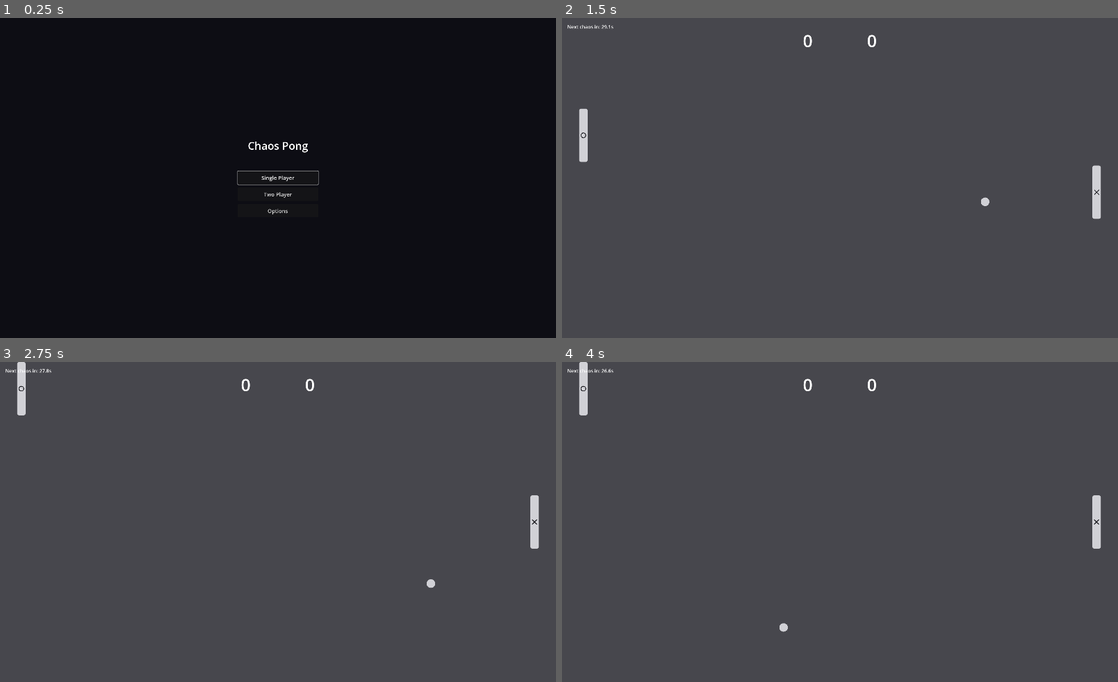
Above: before the commit, frames 1-4 (two rows, left to right).
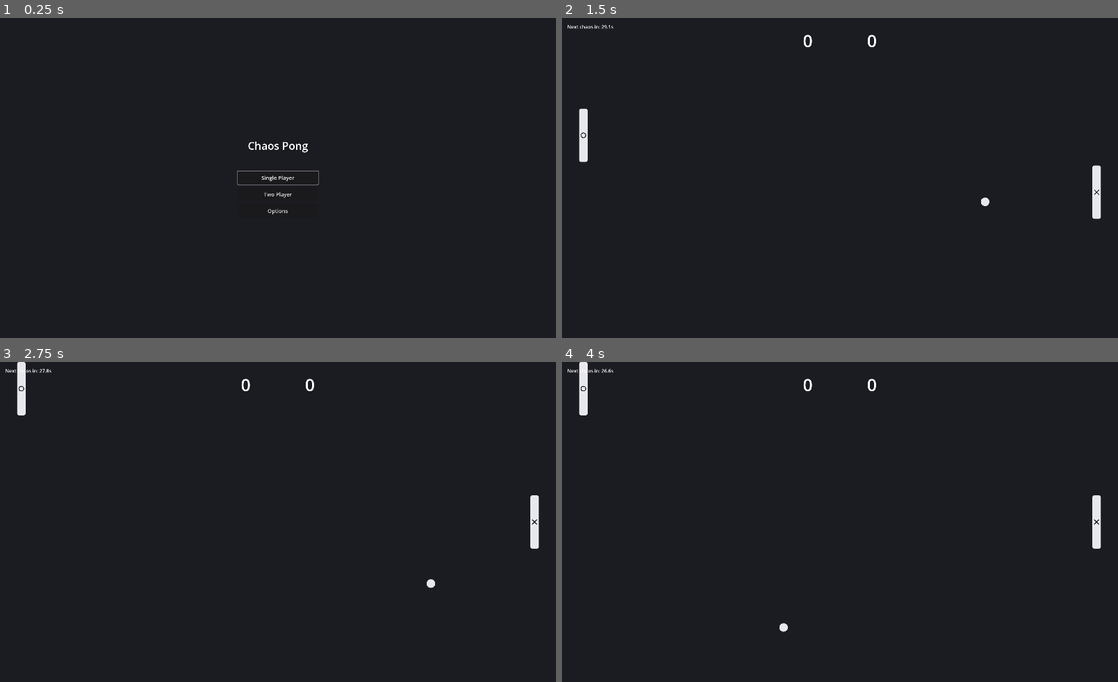
Above: after the commit, the same moments.

Repository: rbankhead/chaos-pong
Game: Godot game, scene res://scenes/menu.tscn
Two runs of this game, one before a commit and one after it. Both use one fixed random seed, a clock stepped at 60 frames per second and the inputs below.
Inputs (mouse positions are in pixels of both pictures, inside the frame that each line leads up to):
- Up to frame 1 (0.25 s): no input
- Up to frame 2 (1.5 s): click "Single Player" at 0.5 s; tap Enter at 1.25 s; move the mouse to (962, 162) at 1.27 s; hold W from 1.28 s (still down); hold Shift from 1.28 s (still down); click (962, 162) at 1.42 s
- Up to frame 3 (2.75 s): tap Space at 1.52 s; release W at 2 s; release Shift at 2 s; drag from (166, 538) to (250, 586) at 2.02 s
- Up to frame 4 (4 s): move the mouse to (895, 451) at 2.77 s; hold W 2.78-3.5 s; tap Ctrl at 2.85 s; tap Space at 3.5 s; drag from (812, 586) to (673, 474) at 3.52 s

The runs differ from the first frame. In frame 2, 99% of the frame differs, in the area x 0-100%, y 0-100%; in frame 3, 99%; in frame 4, 99%.

Commit message:
Adopt a monochrome-plus-accent color scheme: near-black slate background, off-white paddles/ball, one blue accent for all chaos-effect visuals.
Co-Authored-By: Claude Sonnet 5 <noreply@anthropic.com>
Claude-Session: https://claude.ai/code/session_01PizAb2X1jqra4Un5GdMisC

Diff:
--- a/scenes/game.tscn
+++ b/scenes/game.tscn
@@ -10,7 +10,7 @@
 [node name="Background" type="ColorRect" parent="."]
 offset_right = 2080.0
 offset_bottom = 1200.0
-color = Color(0.28, 0.28, 0.3, 1)
+color = Color(0.102, 0.1098, 0.1333, 1)
 
 [node name="LeftPaddle" parent="." instance=ExtResource("2")]
 position = Vector2(80, 600)
--- a/scenes/menu.tscn
+++ b/scenes/menu.tscn
@@ -18,7 +18,7 @@
 anchor_bottom = 1.0
 grow_horizontal = 2
 grow_vertical = 2
-color = Color(0.05, 0.05, 0.08, 1)
+color = Color(0.102, 0.1098, 0.1333, 1)
 
 [node name="Center" type="VBoxContainer" parent="."]
 layout_mode = 1
--- a/scenes/options.tscn
+++ b/scenes/options.tscn
@@ -18,7 +18,7 @@
 anchor_bottom = 1.0
 grow_horizontal = 2
 grow_vertical = 2
-color = Color(0.05, 0.05, 0.08, 1)
+color = Color(0.102, 0.1098, 0.1333, 1)
 
 [node name="Center" type="VBoxContainer" parent="."]
 layout_mode = 1
--- a/scripts/ball.gd
+++ b/scripts/ball.gd
@@ -11,7 +11,7 @@
 var screen_size := Vector2(800, 600)
 var speed_scale := 1.0
 var is_split_clone := false
-var is_gold := false
+var is_accent := false
 
 
 func _ready() -> void:
@@ -20,7 +20,7 @@
 
 
 func _draw() -> void:
-	var ball_color := Color(0.85, 0.7, 0.15, 1.0) if is_gold else Color(0.82, 0.82, 0.84, 1.0)
+	var ball_color := Color("#4d9fff") if is_accent else Color("#e8e8ec")
 	draw_circle(Vector2.ZERO, RADIUS, ball_color)
 
 
--- a/scripts/game.gd
+++ b/scripts/game.gd
@@ -145,7 +145,7 @@
 			add_child(clone)
 			clone.speed_scale = ball.speed_scale
 			clone.is_split_clone = true
-			clone.is_gold = ball.is_gold
+			clone.is_accent = ball.is_accent
 			clone.position = ball.position
 			var angle := (i + 1) * (PI / 2.0)
 			clone.velocity = ball.velocity.rotated(angle)
@@ -200,7 +200,7 @@
 func _apply_double_points() -> void:
 	double_points_active = true
 	for ball in balls:
-		ball.is_gold = true
+		ball.is_accent = true
 		ball.queue_redraw()
 
 
--- a/scripts/horizontal_paddle.gd
+++ b/scripts/horizontal_paddle.gd
@@ -25,7 +25,7 @@
 	position.y = THICKNESS / 2.0 + WALL_MARGIN if is_top else viewport_size.y - THICKNESS / 2.0 - WALL_MARGIN
 	ai_known_target_x = position.x
 
-	body_style.bg_color = Color(0.82, 0.82, 0.84, 1.0)
+	body_style.bg_color = Color("#e8e8ec")
 	body_style.set_corner_radius_all(8)
 
 
--- a/scripts/obstacle.gd
+++ b/scripts/obstacle.gd
@@ -12,7 +12,7 @@
 
 
 func _draw() -> void:
-	draw_circle(Vector2.ZERO, RADIUS, Color(0.55, 0.4, 0.75, 1.0))
+	draw_circle(Vector2.ZERO, RADIUS, Color("#4d9fff"))
 
 
 func _process(delta: float) -> void:
--- a/scripts/paddle.gd
+++ b/scripts/paddle.gd
@@ -37,14 +37,14 @@
 	screen_width = viewport_size.x
 	is_left_side = position.x < screen_width / 2.0
 
-	body_style.bg_color = Color(0.82, 0.82, 0.84, 1.0)
+	body_style.bg_color = Color("#e8e8ec")
 	body_style.set_corner_radius_all(8)
 
 
 func _draw() -> void:
 	var h := current_height()
 	draw_style_box(body_style, Rect2(-WIDTH / 2.0, -h / 2.0, WIDTH, h))
-	var marker_color := Color(0.15, 0.15, 0.17, 1.0)
+	var marker_color := Color("#1a1c22")
 	var r := WIDTH * 0.28
 	if player == 1:
 		draw_arc(Vector2.ZERO, r, 0.0, TAU, 24, marker_color, 3.0)
--- a/scripts/projectile.gd
+++ b/scripts/projectile.gd
@@ -14,7 +14,7 @@
 
 
 func _draw() -> void:
-	draw_circle(Vector2.ZERO, RADIUS, Color(0.85, 0.35, 0.25, 1.0))
+	draw_circle(Vector2.ZERO, RADIUS, Color("#4d9fff"))
 
 
 func _process(delta: float) -> void:
--- a/test/unit/test_game_chaos.gd
+++ b/test/unit/test_game_chaos.gd
@@ -87,12 +87,12 @@
 	assert_true(game.obstructions_active)
 
 
-func test_apply_double_points_marks_balls_gold() -> void:
+func test_apply_double_points_marks_balls_accent() -> void:
 	var game = GameScene.instantiate()
 	add_child_autofree(game)
 	game._apply_double_points()
 	assert_true(game.double_points_active)
-	assert_true(game.balls[0].is_gold)
+	assert_true(game.balls[0].is_accent)
 
 
 func test_double_points_awards_two_points_per_score() -> void:
@@ -103,13 +103,13 @@
 	assert_eq(game.scores[1], 2)
 
 
-func test_split_clone_inherits_gold_status() -> void:
+func test_split_clone_inherits_accent_status() -> void:
 	var game = GameScene.instantiate()
 	add_child_autofree(game)
 	game._apply_double_points()
 	game._apply_split()
 	for ball in game.balls:
-		assert_true(ball.is_gold)
+		assert_true(ball.is_accent)
 
 
 func test_apply_shrink_paddles_halves_both_paddles() -> void:
